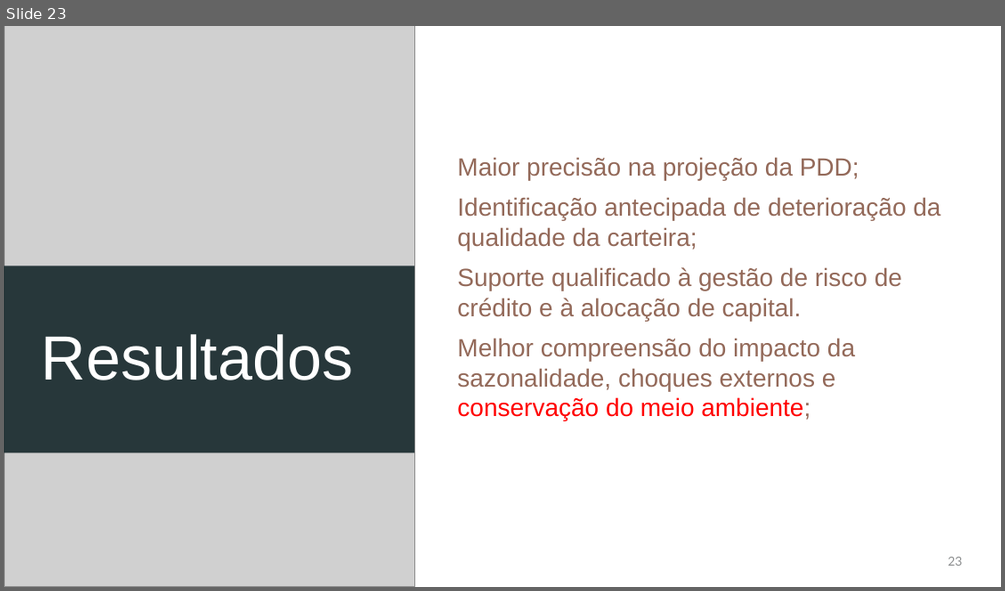
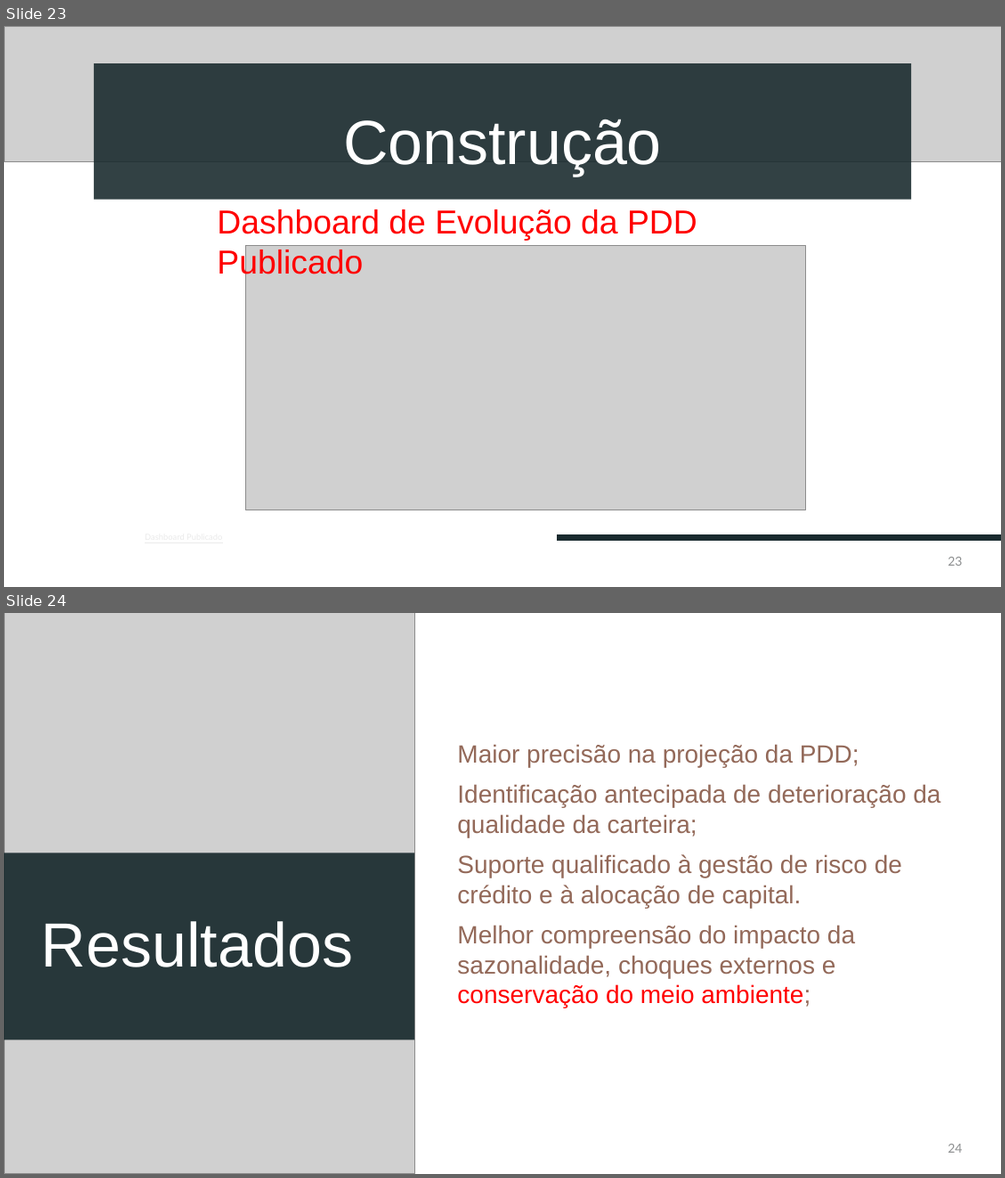
Before and after one commit to devbiadlima/pdd-analytics-etl, a slide deck: apresentacao/Apresentação.pptx. Shown one above the other, each under a label of ours: slide 23 before the commit, slides 23 and 24 after it. The pictures are 1005x591 and 1005x1178 pixels, drawn with LibreOffice and Linux fonts; fonts in the diff are those of the drawing; grey boxes stand for pictures. Boxes give left, top, right and bottom in pixels: in the first picture for what was removed or moved away, otherwise in the second. Text is boxed around its words. In the diff, an @@ line names an element or a change of style, - is before the commit and + after.

```diff
--- a/apresentacao/Apresentação.pptx
+++ b/apresentacao/Apresentação.pptx
@@ slide 23 added at (4, 26, 1001, 587), background #FFFFFF @@
@@ picture added at (4, 26, 1001, 162) @@
@@ title added at (94, 63, 911, 200), fill #192A2E at 89% opacity, 60 pt, text #FFFFFF @@
+Construção
@@ text added at (217, 209, 697, 281), 32 pt, text #FF0000 @@
+Dashboard de Evolução da PDD Publicado
@@ picture added at (245, 245, 806, 510) @@
@@ line added from (558, 538) to (1001, 538), #192A2E 6 pt @@
@@ page number added at (947, 556, 962, 565), 12 pt, text #8C8E8F @@
+23
@@ what was slide 23 is now slide 24 @@
@@ page number at (947, 1143, 962, 1152): text changed @@
-23
+24
```
Also in this commit, not shown: 6 slides changed, 2 other slides added, 2 slides removed.
